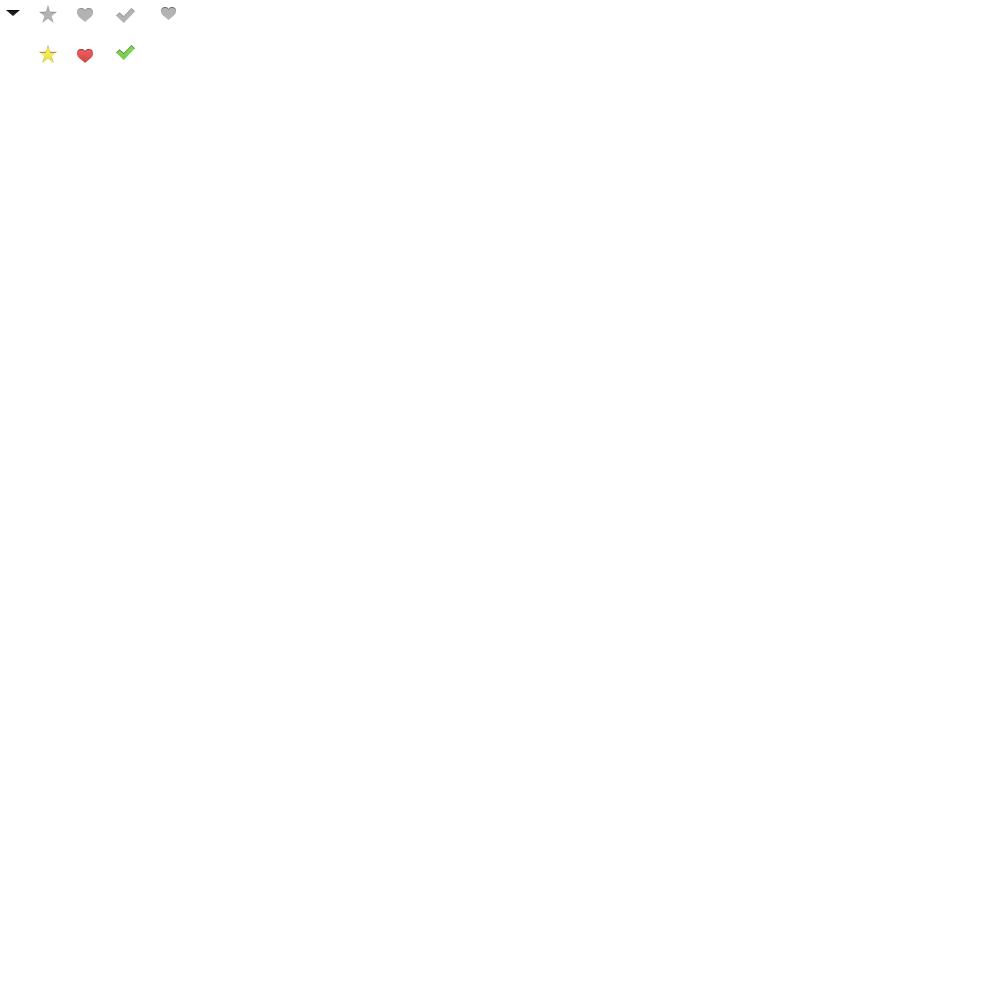
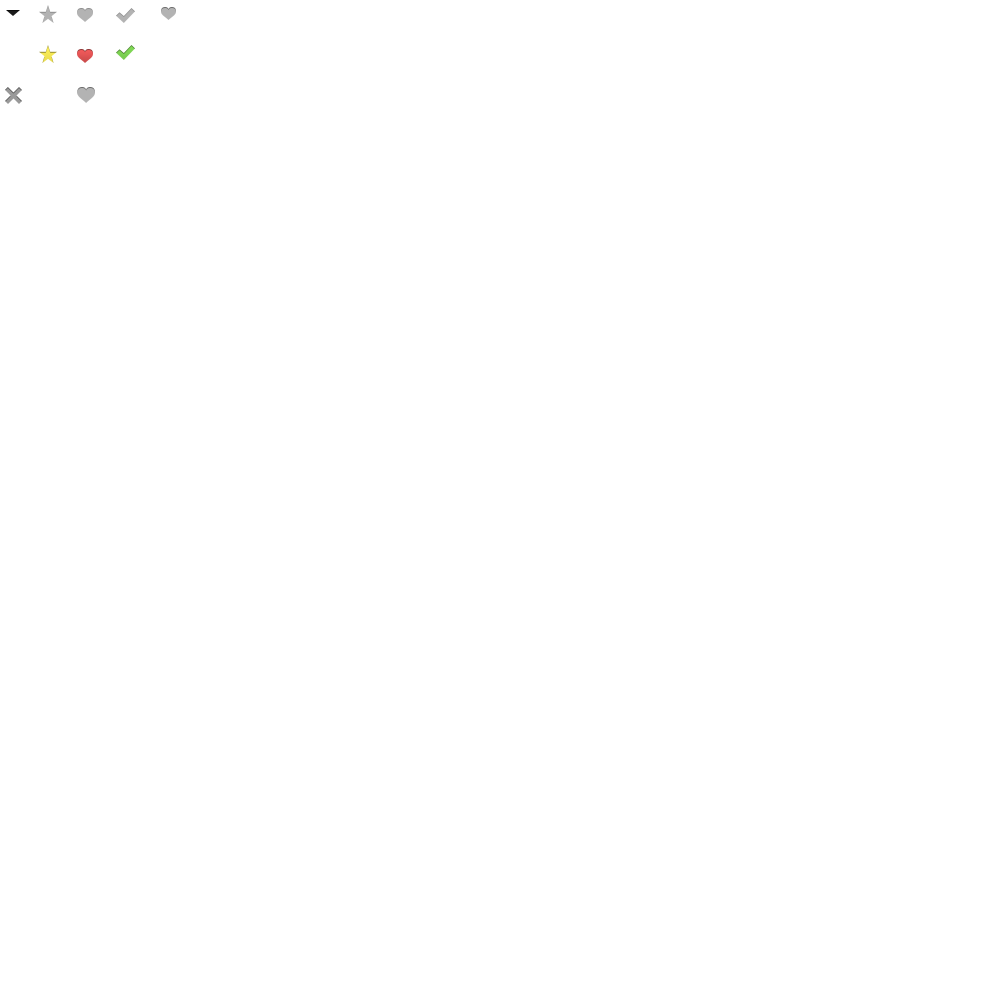
Two versions of the same layered image (1000x1000). Layer-by-layer changes:
added layer "Shape 5 copy 13" above "Rectangle 9 copy 4" over [77, 87, 95, 103]
added layer "Rectangle 9 copy 4" above "Like Want Try" over [5, 87, 22, 104]
